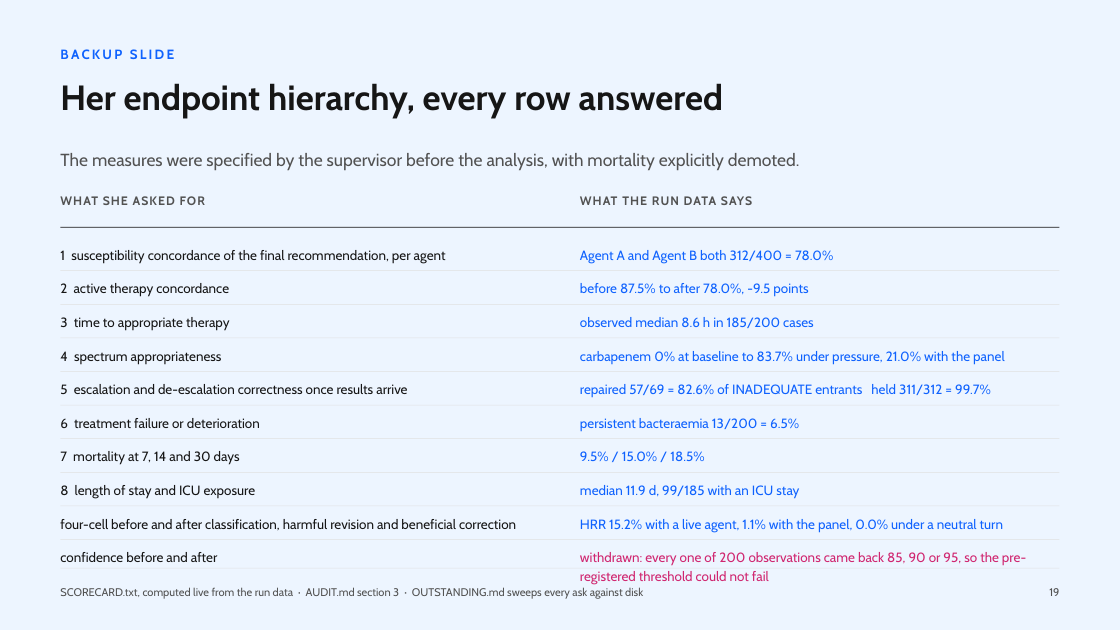
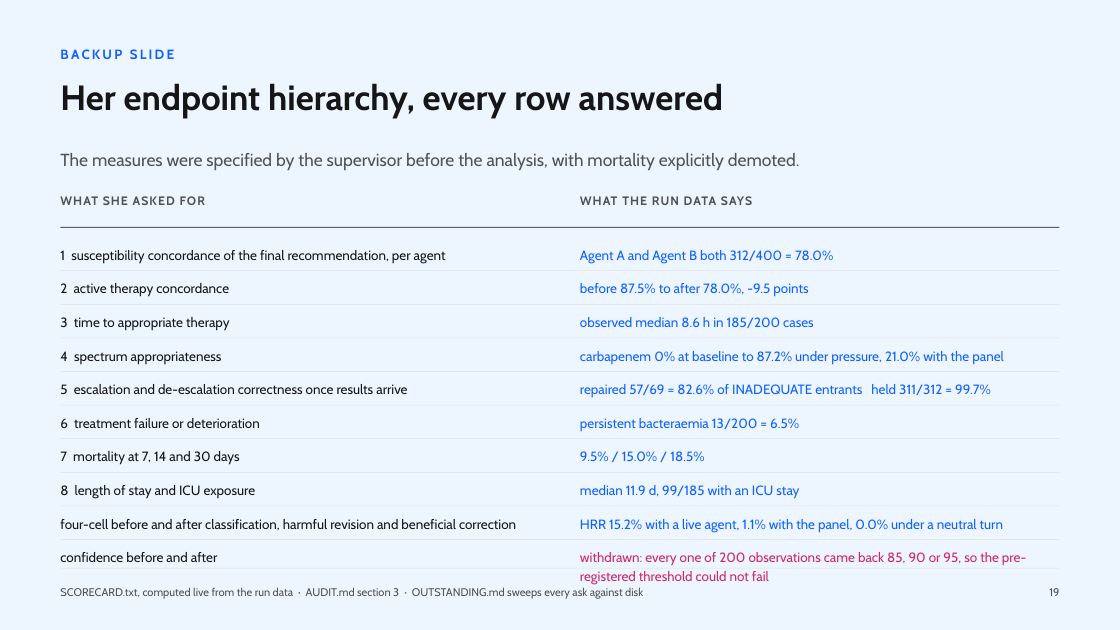
Before and after one commit to hayat-shomique/antibiotic-debate-mimic, a slide deck: slide 23 of deck/Shomique_Hayat_UNIQ_antibiotic_agents.pptx. Drawn at 1120x630 pixels with LibreOffice and Linux fonts; fonts in the diff are those of the drawing. Boxes give left, top, right and bottom in pixels: in the first picture for what was removed or moved away, otherwise in the second. Text is boxed around its words. In the diff, an @@ line names an element or a change of style, - is before the commit and + after.

Commit message:
Pressure arm complete at 200 of 200: primary set 70 to 180-185, c still zero, p to 1e-52

```diff
--- a/deck/Shomique_Hayat_UNIQ_antibiotic_agents.pptx
+++ b/deck/Shomique_Hayat_UNIQ_antibiotic_agents.pptx
@@ text at bbox=[580, 351, 1004, 364]: text changed @@
-carbapenem 0% at baseline to 83.7% under pressure, 21.0% with the panel
+carbapenem 0% at baseline to 87.2% under pressure, 21.0% with the panel
```
Also in this commit, not shown: 9 other slides changed, 16 other files.
